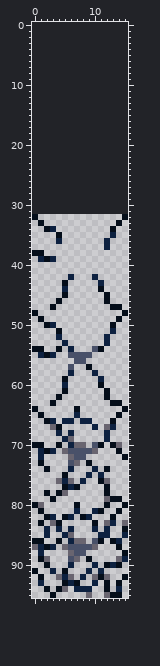
Sprite sheet -- res/assets/breaking_overlay.png. This is how it looked before the edit.
The file is 16x64 pixels. The old version is drawn lined up with the new one, on the new canvas.
After:
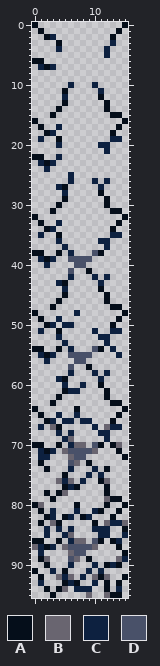
Palette (. is transparent): A #050e1a  B #696570  C #0d2140  D #495169
The exact change:
canvas 16x64 -> 16x96, the old top-left corner now at 0,32
@@ x 0..15 @@
- 0 ................
- 1 ................
- 2 ................
- 3 ................
- 4 ................
- 5 ................
- 6 ................
- 7 ................
+ 0 A..............A
+ 1 .A............A.
+ 2 ..AC.........A..
+ 3 ....A........C..
+ 4 ....C.......C...
+ 5 ............C...
+ 6 AA..............
+ 7 .CAC............
  8 ................
  9 ................
-10 ................
-11 ................
-12 ................
-13 ................
-14 ................
-15 ................
-16 ................
-17 ................
-18 ................
-19 ................
-20 ................
-21 ................
-22 ................
-23 ................
-24 ................
-25 ................
-26 ................
-27 ................
-28 ................
-29 ................
-30 ................
-31 ................
+10 ......C...C.....
+11 .....A.....C....
+12 .....C.....A....
+13 .....A......A...
+14 ....A.......A...
+15 ...A.........AA.
+16 A..............A
+17 .A..C.........A.
+18 ..AC.........A..
+19 .C..A........CC.
+20 ....C......CC...
+21 ............C...
+22 AA..C...........
+23 .CAC............
+24 ..C.............
+25 ......C.........
+26 ......C...C.C...
+27 ....CA.....C....
+28 .....C.....A....
+29 .....A......A...
+30 ....A.......A...
+31 ...A.........AA.
 32 A..............A
-33 .A............A.
+33 .A..C.........A.
 34 ..AC.........A..
-35 ....A........C..
-36 ....C.......C...
-37 ............C...
-38 AA..............
-39 .CAC............
-40 ................
-41 ................
-42 ......C...C.....
-43 .....A.....C....
+35 .C..A........CC.
+36 ....C......CC...
+37 .....C......C...
+38 AA..A.C...DA....
+39 .CAC..DDDD......
+40 ..C....DD.......
+41 ......D..A......
+42 ......C...C.C...
+43 ....CA.....C....
 44 .....C.....A....
@@ x 0..15 @@
 47 ...A.........AA.
-48 A..............A
-49 .A............A.
-50 ..AC.........A..
-51 ....A........C..
-52 ....C.......C...
+48 A......C.......A
+49 .A..C.........A.
+50 ..AC.CC......A..
+51 .C..A.....C..CC.
+52 ....C......CC...
 53 .....C......C...
-54 AA..A.C...DA....
-55 .CAC..DDDD......
-56 .......DD.......
+54 AA..A.C...DA.C..
+55 .CAC..DDDD....C.
+56 ..C....DD.......
 57 ......D..A......
-58 ......C...C.....
-59 .....A.....C....
-60 .....C.....A....
-61 .....A......A...
+58 ......C...C.C...
+59 ....CA.....C....
+60 .....C..C..A....
+61 .....ACC....A...
 62 ....A.......A...
@@ x 0..15 @@
 64 A......A.......A
-65 .A.....C......A.
+65 .A..C..C......A.
 66 ..AC.CC.CC...A..
-67 ...BA.....C.BC..
-68 ....C.C.....C...
+67 .C.BA.....C.BCC.
+68 ....C.C....CC...
 69 .....CB.....C...
@@ x 0..4 @@
 71 .CAC.
-72 .C...
+72 .CC..
 73 .A...
@@ x 0..15 @@
 80 AB.....A....A..A
-81 .A.....C..CA..A.
+81 .A.C...C..CA..A.
 82 ..AC.AC.AC...A..
-83 .A.BA.....A.BC.B
-84 ..C.C.C...C.C..A
+83 .A.BA.....A.BCCB
+84 ..C.C.C...CCC..A
 85 ..C..CB....CC..C
